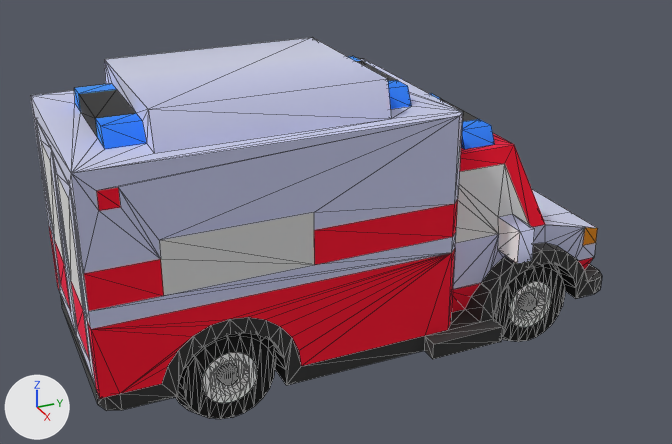
One commit to the glTF model assets/models/cars/ambulance.glb: the scene before it, then after it.
Before and after are seen from a 50 mm lens placed at (4.64, -2.11, 3.12), pointed at (0.03, -0.03, 0.81). Arrows for +X, +Y and +Z are at lower left; the lights stay in place. Mesh edges are drawn as thin lines. Where no turn or scale is listed for an object, it has been applied to the vertices. Vertices at the same position are counted once.

Names of what the first picture shows: 'body', 'doorLeft', 'doorRight', 'wheel_backRight', 'wheel_frontRight'.
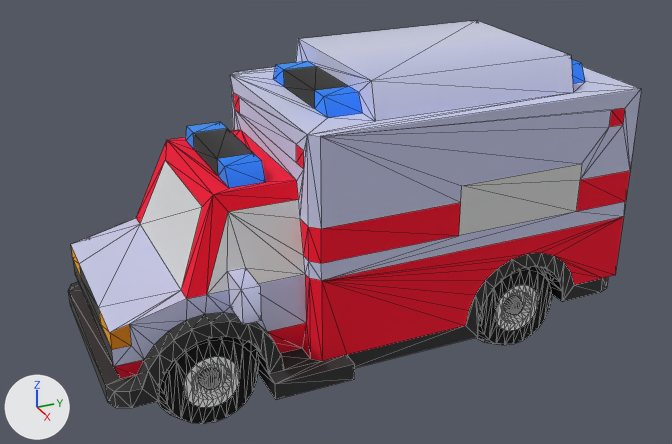
ob_ambulance is not drawn itself; it is the parent of ob_doorleft, ob_doorright, ob_wheel_backleft, ob_wheel_backright, ob_wheel_frontleft, ob_wheel_frontright.

Where the newer file only moved an object's origin or applied its transform, the numbers keep the older frame.

What changed in the scene script:
```text
Change me_mesh_body:
    where me_mesh_body.from_pydata(...)  # 438 vertices, 902 faces; spans x -0.75..0.75, y -1.6..1.55, z 0.0..1.6
    used by ob_body; location = (0.0, 0.0, 0.2)
    me_mesh_body part 1: the whole mesh is turned -180 degrees about the z axis through the mesh origin
Change ob_ambulance:
    ob_ambulance.rotation_euler: (0.0, 0.0, 0.0) -> (0.0, 0.0, -3.142)  # degrees (0, 0, 0) -> degrees (0, 0, -180)
```

Pixel boxes (x1, y1, x2, y2) of what changed, in the pictures (672 x 444 px):
'body', mesh turned: before (31, 37, 602, 411); after (68, 20, 641, 408)
'wheel_frontLeft', turned (not visible before): after (157, 337, 259, 424)
'wheel_backRight', turned (not visible afterwards): before (176, 333, 276, 419)
'wheel_backLeft', turned (not visible before): after (476, 267, 552, 345)
'wheel_frontRight', turned (not visible afterwards): before (493, 263, 565, 342)
'doorRight', turned (not visible afterwards): before (51, 150, 96, 387)
'doorLeft', turned (not visible afterwards): before (36, 120, 76, 334)
